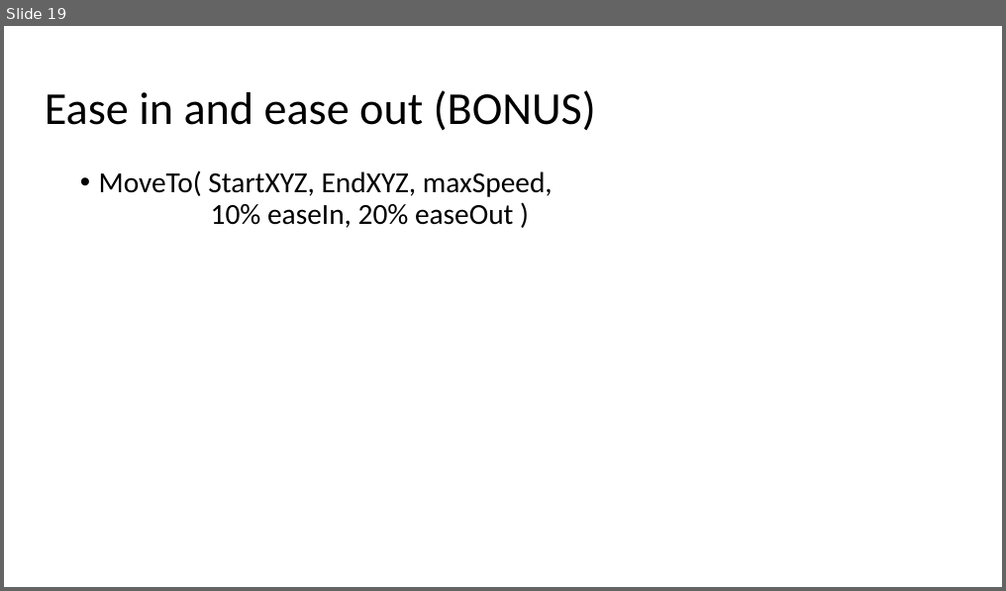
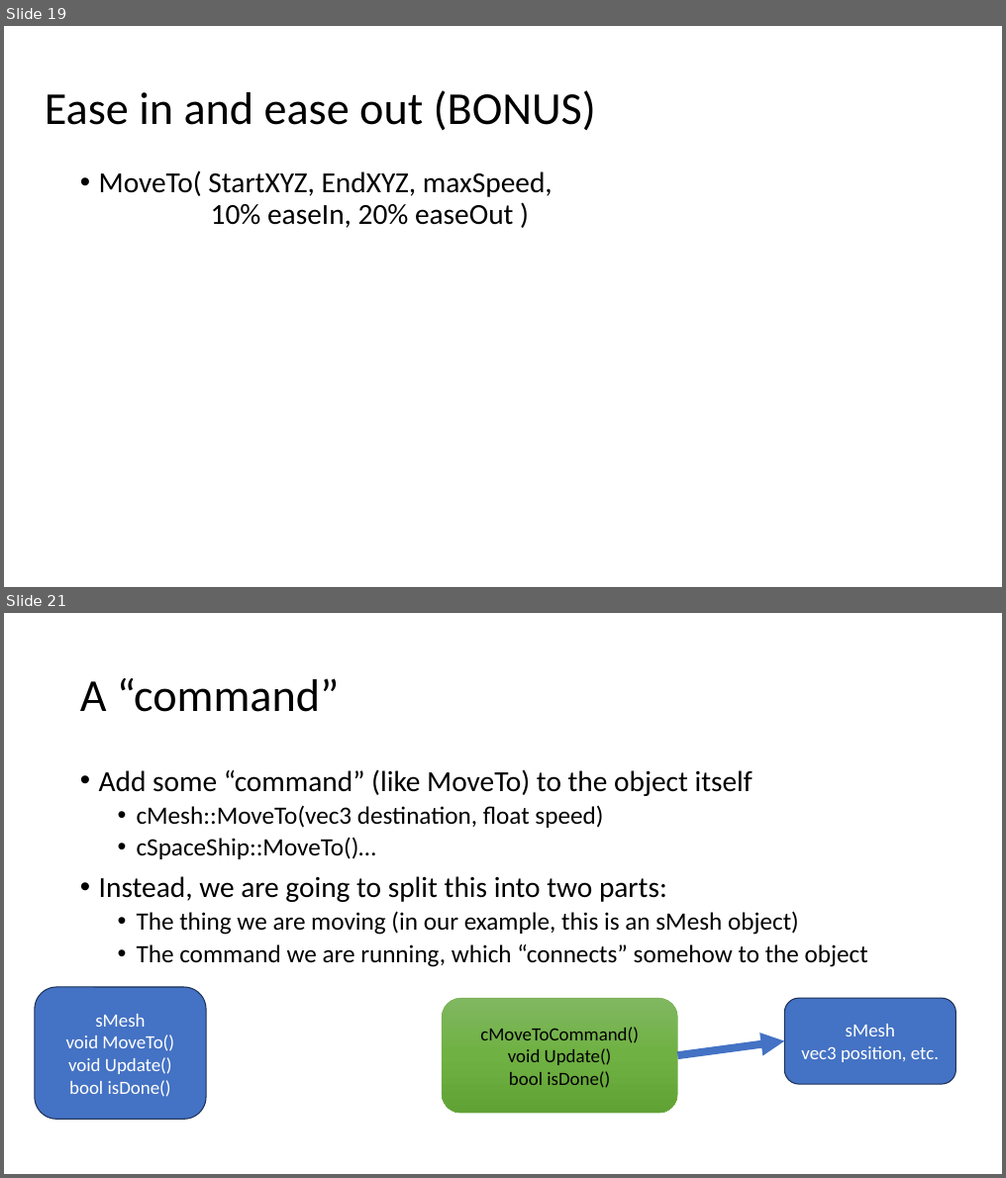
Before and after one commit to FeeneyCodes/GDP202425, a slide deck: 6044_FramPat/D2D/W09+/W11_Timing_and_animations.pptx. Shown one above the other, each under a label of ours: slide 19 before the commit, slides 19 and 21 after it; the slides between them are not shown. The pictures are 1006x591 and 1006x1178 pixels, drawn with LibreOffice and Linux fonts; fonts in the diff are those of the drawing. Boxes give left, top, right and bottom in pixels: in the first picture for what was removed or moved away, otherwise in the second. Text is boxed around its words. In the diff, an @@ line names an element or a change of style, - is before the commit and + after.

```diff
--- a/6044_FramPat/D2D/W09+/W11_Timing_and_animations.pptx
+++ b/6044_FramPat/D2D/W09+/W11_Timing_and_animations.pptx
@@ slide 21 added at [4,613,1002,1174], background #FFFFFF @@
@@ title added at [80,678,339,712], 44 pt, text #000000 @@
+A “command”
@@ text added at [99,769,868,967], 24 pt, text #000000 @@
+• Add some “command” (like MoveTo) to the object itself
+  • cMesh::MoveTo(vec3 destination, float speed)
+  • cSpaceShip::MoveTo()…
+• Instead, we are going to split this into two parts:
+  • The thing we are moving (in our example, this is an sMesh object)
+  • The command we are running, which “connects” somehow to the object
@@ rounded rectangle added at [35,987,206,1119], fill #4472C4, outline #1E3256 1 pt, 18 pt, text #FFFFFF @@
+sMesh
+void MoveTo()
+void Update()
+bool isDone()
@@ rounded rectangle added at [442,998,678,1114], fill gradient #81B861 to #6FB242 to #62A336, outline #70AD47 0.5 pt, 18 pt, text #000000 @@
+cMoveToCommand()
+void Update()
+bool isDone()
@@ rounded rectangle added at [785,998,956,1084], fill #4472C4, outline #1E3256 1 pt, 18 pt, text #FFFFFF @@
+sMesh
+vec3 position, etc.
@@ arrow added from (678, 1057) to (785, 1042), #4472C4 7.5 pt @@
```
Also in this commit, not shown: 6 other slides added, 6 other files.
